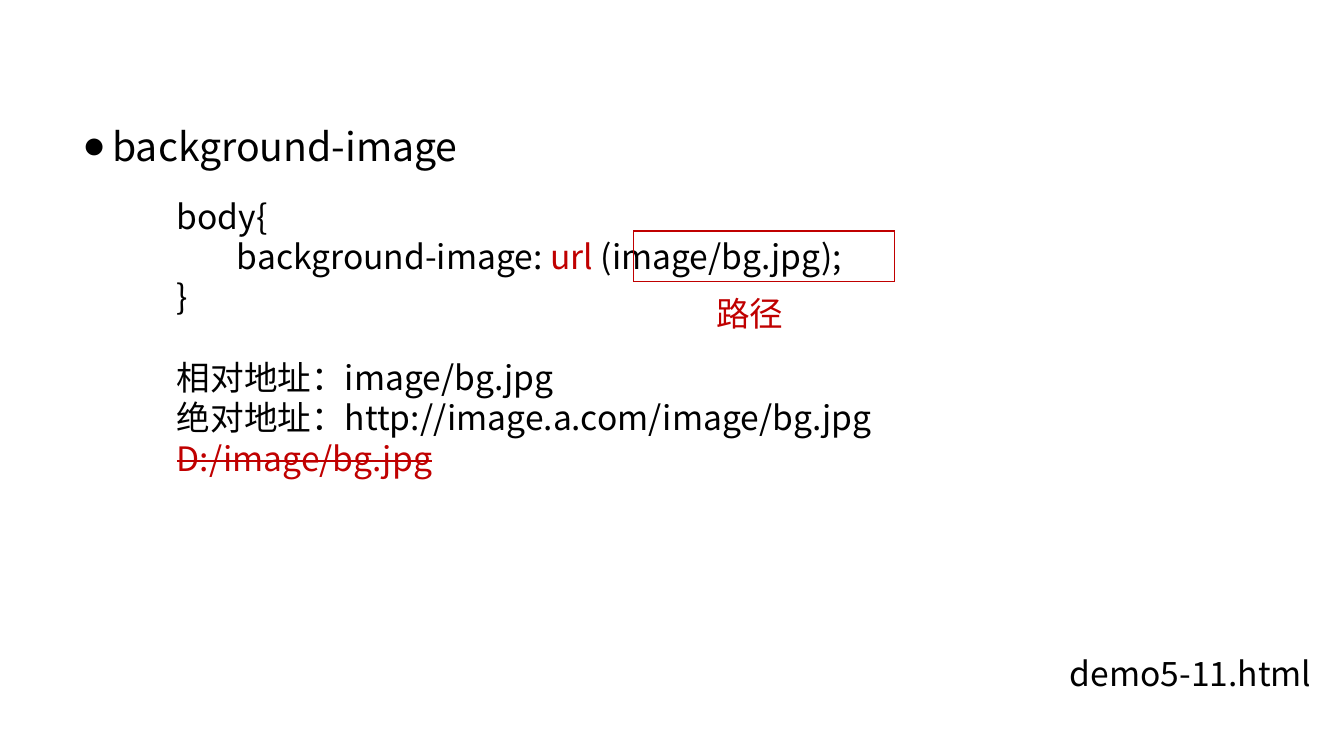
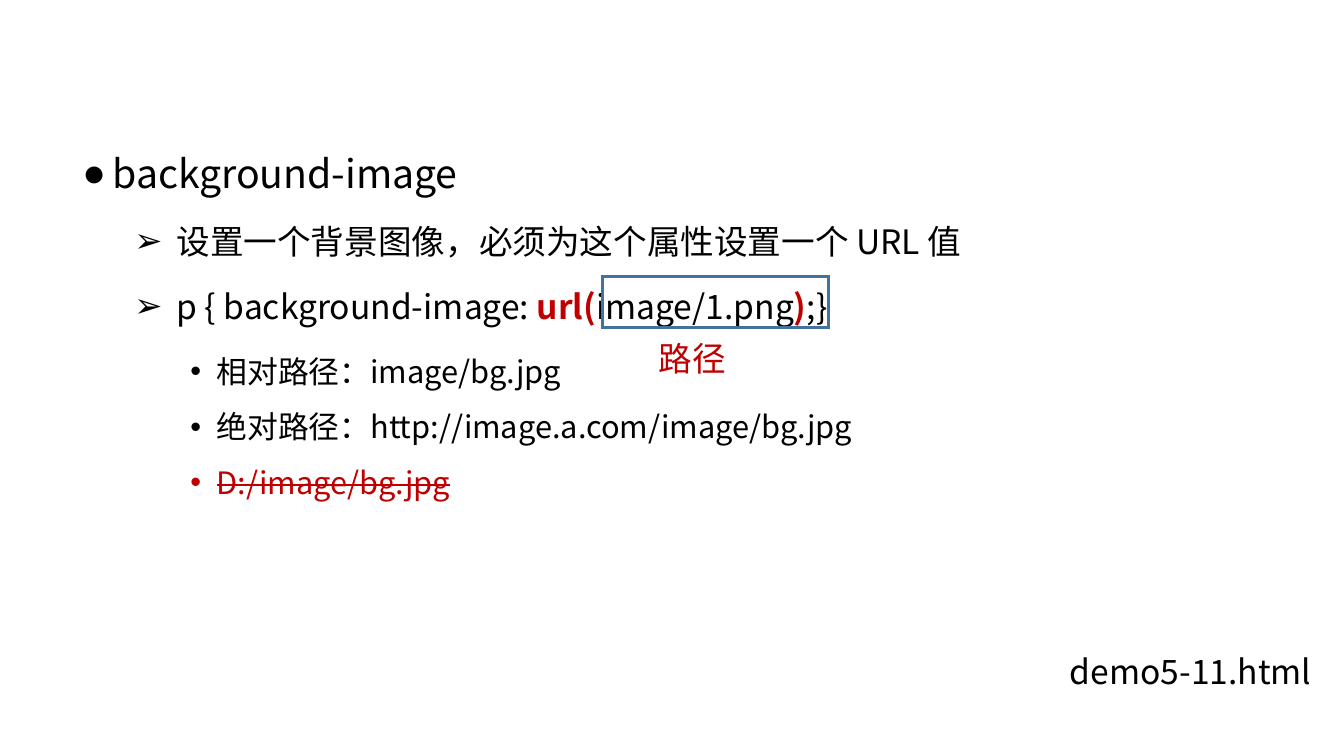
Before and after one commit to liujinmenghaoren/course-web1, a slide deck: slide 37 of materials/slides/ch05-cssStyle.pptx (slide 39 before the commit). Drawn at 1344x756 pixels with LibreOffice and Linux fonts; fonts in the diff are those of the drawing; background and template pictures are left out. Boxes give left, top, right and bottom in pixels: in the first picture for what was removed or moved away, otherwise in the second. Text is boxed around its words. In the diff, an @@ line names an element or a change of style, - is before the commit and + after.

```diff
--- a/materials/slides/ch05-cssStyle.pptx
+++ b/materials/slides/ch05-cssStyle.pptx
@@ text removed at <box>112,129,457,171</box> @@
-● background-image
@@ text added at <box>112,156,962,502</box>, 22 pt, text #000000 @@
+● background-image
+  ➢ 设置一个背景图像，必须为这个属性设置一个 URL 值
+  ➢ p { background-image: url(image/1.png);}
+    • 相对路径：image/bg.jpg
+    • 绝对路径：http://image.a.com/image/bg.jpg
+    • D:/image/bg.jpg
@@ text removed at <box>177,202,872,480</box> @@
-body{
-background-image: url (image/bg.jpg);
-}
-相对地址：image/bg.jpg
-绝对地址：http://image.a.com/image/bg.jpg
-D:/image/bg.jpg
@@ title at <box>177,225,849,258</box>: text changed @@
-背景图像
+背景图片
@@ rectangle: place and size @@
-rectangle at <box>633,231,894,281</box>
+rectangle at <box>602,276,828,328</box>
@@ rectangle at <box>602,276,828,328</box>: outline #C00000 1 pt to #43739E 2.25 pt @@
@@ text "路径": place and size @@
-text "路径" at <box>716,298,783,329</box>
+text "路径" at <box>659,343,726,374</box>
```
Also in this commit, not shown: 46 other slides changed, 3 slides added, 8 slides removed, 31 other files.
